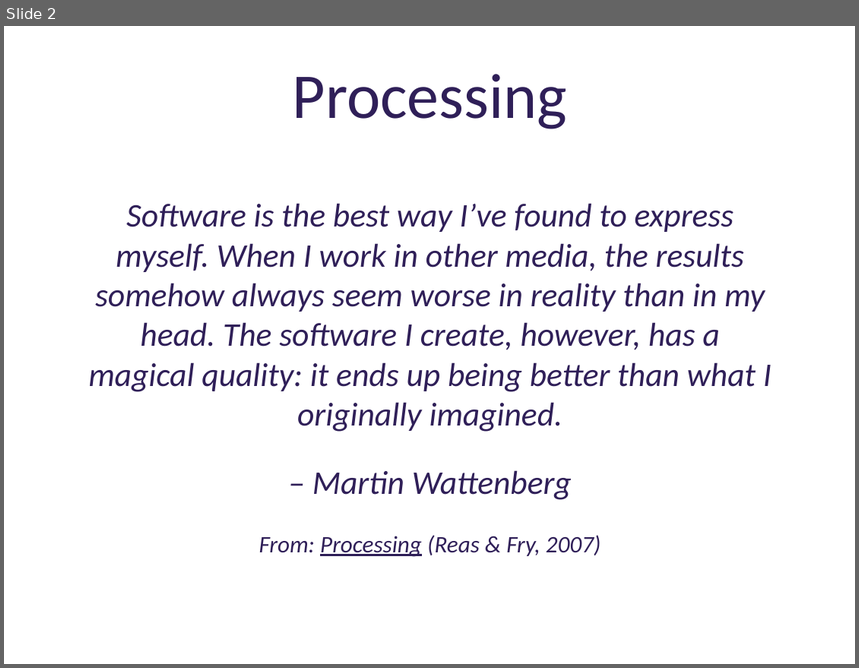
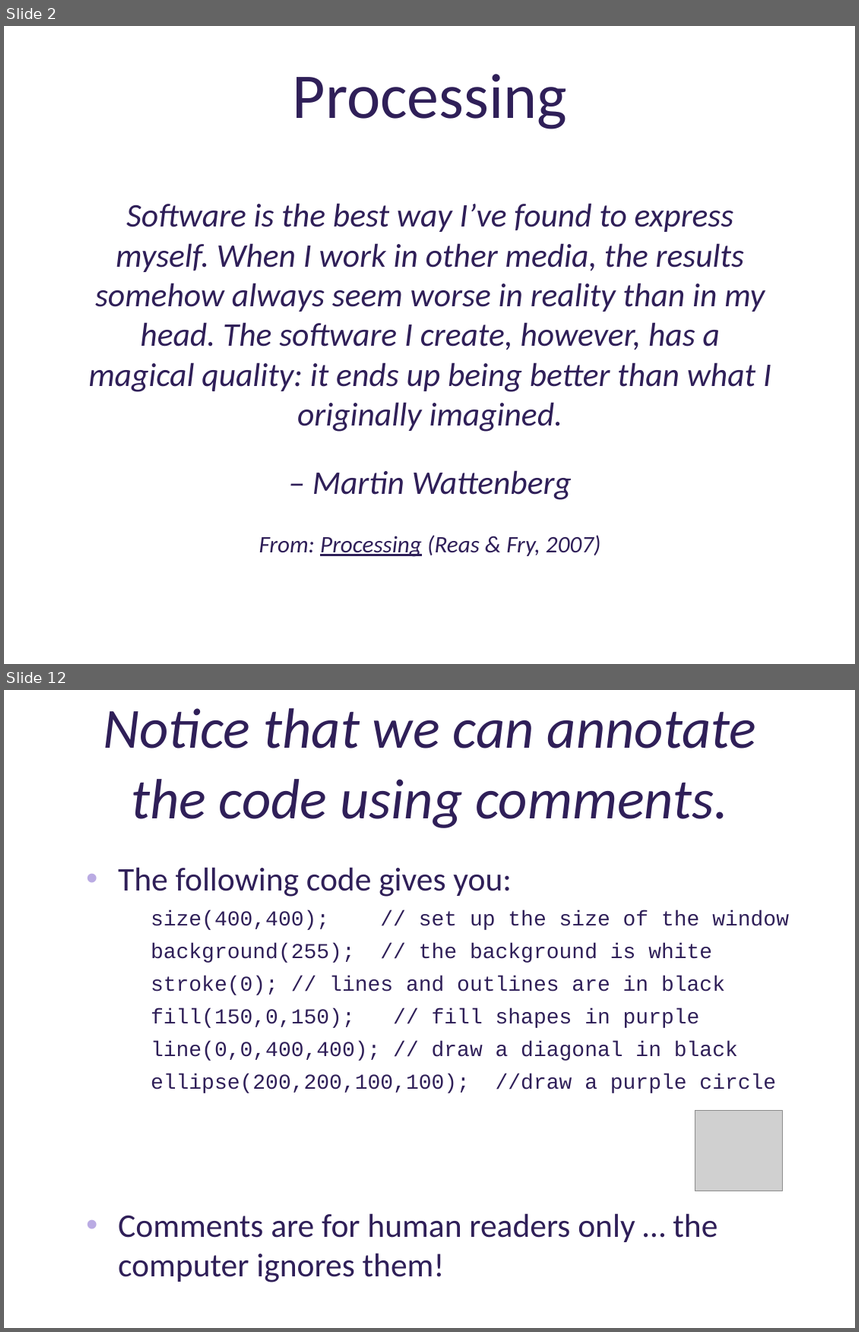
Before and after one commit to deenaengel/TF3_ProcessingSlides, a slide deck: Processing_Presentation_TF3_DE_notes.pptx. Shown one above the other, each under a label of ours: slide 2 before the commit, slides 2 and 12 after it; the slides between them are not shown. The pictures are 859x668 and 859x1332 pixels, drawn with LibreOffice and Linux fonts; fonts in the diff are those of the drawing; grey boxes stand for pictures; background and template pictures are left out. Boxes give left, top, right and bottom in pixels: in the first picture for what was removed or moved away, otherwise in the second. Text is boxed around its words. In the diff, an @@ line names an element or a change of style, - is before the commit and + after.

Commit message:
Added introduction to color, shapes; brief bibliography for Part 1

```diff
--- a/Processing_Presentation_TF3_DE_notes.pptx
+++ b/Processing_Presentation_TF3_DE_notes.pptx
@@ slide 12 added at (4, 690, 855, 1328), background picture (left out) @@
@@ title added at (103, 708, 757, 828), 48 pt, text #2F1F58, italic @@
+Notice that we can annotate the code using comments.
@@ text added at (118, 867, 789, 1283), 18 pt, text #2F1F58 @@
+• The following code gives you:
+    size(400,400); // set up the size of the window
+    background(255); // the background is white
+    stroke(0); // lines and outlines are in black
+    fill(150,0,150); // fill shapes in purple
+    line(0,0,400,400); // draw a diagonal in black
+    ellipse(200,200,100,100); //draw a purple circle
+• Comments are for human readers only … the computer ignores them!
@@ picture added at (695, 1110, 783, 1192) @@
```
Also in this commit, not shown: 2 slides changed, 15 other slides added, 1 slide removed.
